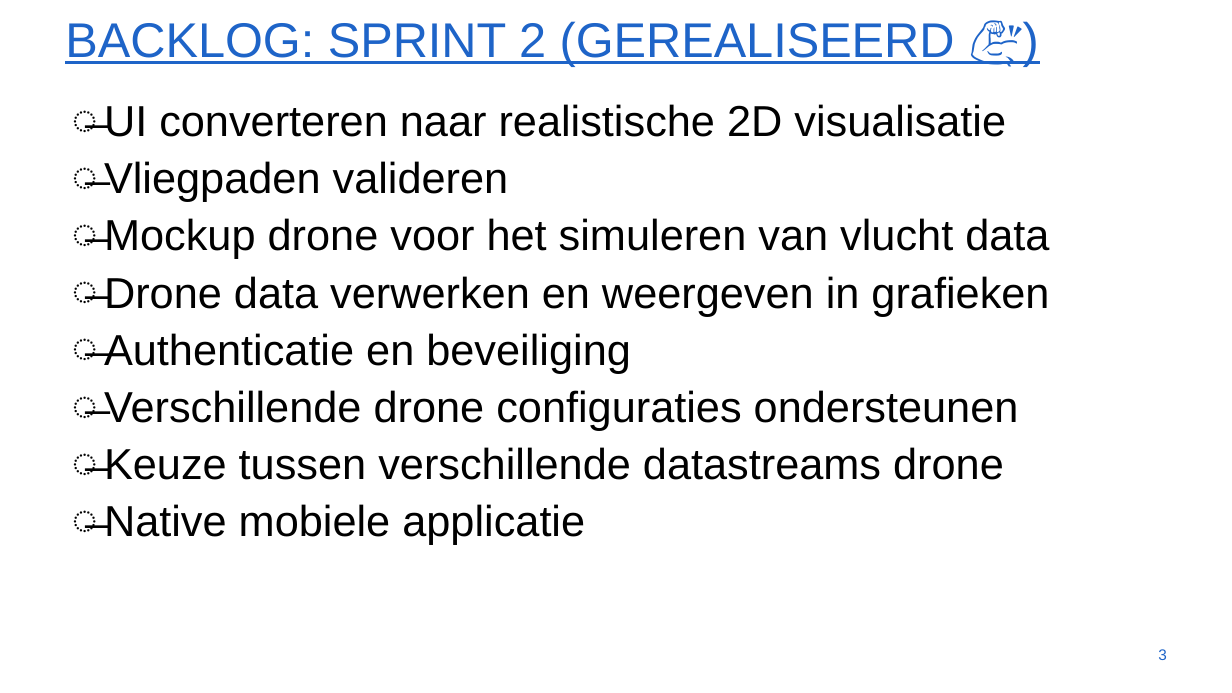
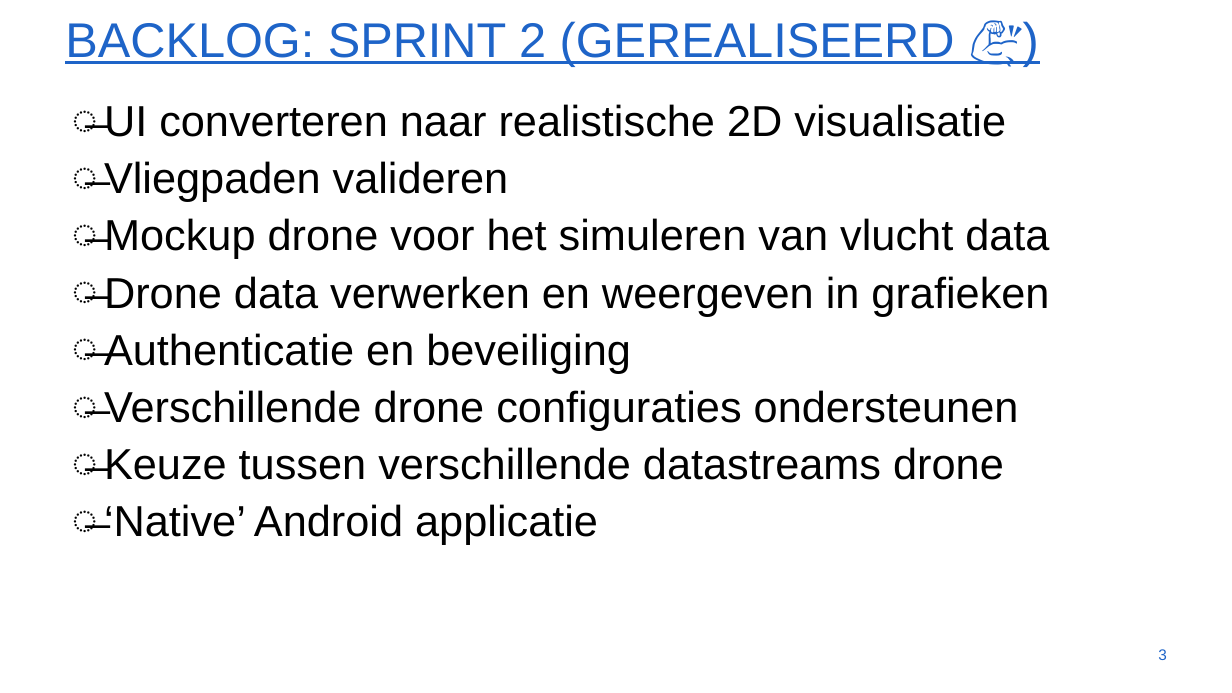
Before and after one commit to WouterStemgee/inventory-management-system-autonomous-drones, a slide deck: slide 3 of presentaties/PresentatieSprint2.pptx. Drawn at 1232x693 pixels with LibreOffice and Linux fonts; fonts in the diff are those of the drawing; background and template pictures are left out. Boxes give left, top, right and bottom in pixels: in the first picture for what was removed or moved away, otherwise in the second. Text is boxed around its words. In the diff, an @@ line names an element or a change of style, - is before the commit and + after.

```diff
--- a/presentaties/PresentatieSprint2.pptx
+++ b/presentaties/PresentatieSprint2.pptx
@@ text at [104, 504, 598, 545]: text changed @@
-̶ Native mobiele applicatie
+̶ ‘Native’ Android applicatie
```
Also in this commit, not shown: 1 other file.
